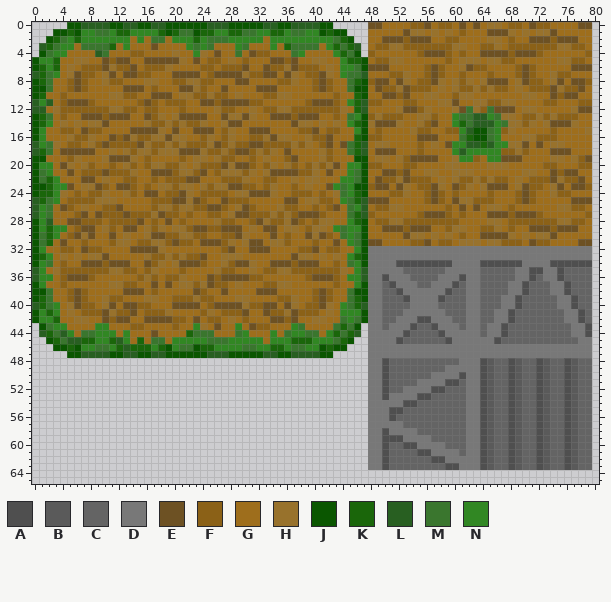
Sprite sheet, stored at Assets/sprite/tile/tilesheet.png. The picture above was drawn from the file before the commit.
The file is 96x96 pixels. Colours within 5 levels of each other are drawn and written as one. Shown: x 0..80, y 0..65.
Palette (. is transparent): A #4f4f4f  B #5a5a5a  C #646464  D #787878  E #6d5123  F #8b6117  G #9e6e1c  H #98722c  J #0a5600  K #1a660a  L #285f21  M #3a762e  N #318723
Pixels before (only the part around the change), first column x 0:
 0 .....JJLLLLJJLLJJLLJJJJJJLLLJJJJJLLJJLLLLJJ.....EEGGGGFFEGFFGEGEGHHGFF
 1 ...JJKJNNMMNKKNNNNKJKMMJKKNNKKMMNNKKNMMNNJKJJ...GGGGGEHHGHGHGFGGGEEEHG
 2 ..JKMNKNNNNNNNGNGMMGNNNKNMMMNNNNNGNNNNNNNNNMKJ..GGEEEFEEEGGFFGGGGHHGFG
 3 .LKMNNGMMMMKGNGGGEGGGGNMNMGGGNMGGGNGKMMMMGNKMKL.GFFHHFFFFFFFHHGGFFHGFF
 4 .JMNNGGGGLMGGGFFGGGGHGGNHGEGGMGEFFGGGMNGGGGNKMJ.FGGGGGGFEEEFGFGGEEEEFE
 5 JNNKGGHHGGEFEEGGEEEEEHGEGFFGHGFGGGEEFEGGHHGGNKKJGFFHHGGGGGGFGHHHGHHFFG
 6 JKNKGHGFFFEHFFEGFFFHGGGGFFGFFFEGGEFFHEFFFGHGNNMJEEEGGGGGFEFGGHEFFGGGGF
 7 LKMNGHEFFGHEGEEFFGGGEEEEGFEEEEHFFEEGEHGFFEHGNMMLGGGFFHGGFEFGGFGGGFGGGF
 8 JKMGGFEFGGHFFGGGHHGGFFHHFFGGGEEGGGGFFHGGFEFGGMKJFEEGEHGFFEHGHFHGHEEEGH
 9 JJMGGFEFGGGGGEEEGFGGGEEHFGGEGGGGEEEGGGGGFEFGGMJJGEFFHEFFFGHGHFFHFHFFGH
10 JKGGFGGGGGGHHFFGGEEEGHHFFHFFGHGGGFFHHGGGGGGFGGKJGGEEFEGGHHGGFHHGGGGGGG
11 LNLGFEEEFGGGGGGFEFGFFFGGEEFEEEEFFGGGGGGFEEEFGNKLFFGGGFFGGGHHEGGHHFFHHG
12 LLGHFFFFFFFHHFFGFFGGGFGGGGHFFGGHGFFHHFFFFFFFHGKLGGGGHEEFHGGGHEMHFMEEEG
13 JKMGFGGEEEFEEEGGEFHGHEEEEGGEHHEHGGEEEFEEEGGFGMNJFHFFFGGHHFGGNMMLLNMHHG
14 JKNGHGHGHHEGGGGGHFFHFHFFHGGHEEGGGGGGGEHHGHGHGNKJHEEEHGGHFEGGNKMLLLNMHH
15 JNGGFFGEFFGGGGEEEEHGEGGEEEGFHGGEEEGGGGFFEGFFGGNJGFGGGGHFFGGFFNLJJMNFHG
16 JNGGGHFFHGGEFEHFFHHEHHGGFHGFHGGFFHEHHGGHFFEGGGKJFFGGGGGEEEGGGMKJJMNGGG
17 LNMHGFFGHFEFFFFEHFFHFHFFFHEFHFFEEFFFFHFHGFEGEMKLGHHGGGGFGHGENNLLKLNNHH
18 LKMGEEEEEGGHGHFHHFHHHEEEHFFHFEEFHFHGEGGGGHFGGMKLGEEEGGGFGGGGNLNNNNNFFH
19 JJGGGFHGGGHEEEHGFGGGGFGHHGHFFGGFGHGGFEGGGHFGGGJJGHHGHFEEEEGGHNNFGNNEEE
20 JNNGEHGHFGGFGHFGFHHFFHGHFFFEHEEFGFHGHFGFHFHEGNNJFFGGGFFGGGGHHGGGGHHHGG
21 JMNGGEGFFFEFFFHGGEEEFHHFEGFHHHFHGHEEEEFFHGEGGNMJGGEEFEGGHHGGHHHGGGGGGG
22 JMKNGGGEEGHGGFFGGFGFFFEEGGGFFFHGGFFGGHGHHGGGNNMJGEFFHEFFFGHGHFFHFHFFGH
23 JJKNNEGHHEFGEEFGFGHHFHHGHFHHEEFFGFHGGFGHGGENMNJJFEEGEHGFFEHGEFHGHEEEGH
24 JKKNHGFGFFHGGHFGEEGFFEHGFFFFGHHEEEHGGFFFGFGHMNKJGGGFFHGGFEFGFGGGGFGGGF
25 LKMNGFFFFHHHGGGGGFFFEEHEFGGEFFFGGGGGEEGHHFFGNMKLEEEGGGGGFEFGEHHFFFGGGF
26 LNMGEFGHGGFFEGGGGFHHFHHFFEEFGHEFGGGHFFGGFGFEGMNLGFFHHGGGGGGFGEGEGHHGFG
27 LNMGGGFEGEFFFEFFFHEFFGFGGFFGHEEFFFHFHFEEEFGGGMKLFGGGGGGFEEEFGFGGGEEEFE
28 JNLGGEEFFFGFFFFEGFGEGFGGGGHFFGGFEHFFHEFGFHHGGNKJGFFHHFFFFFFFFGGGGHHGFF
After:
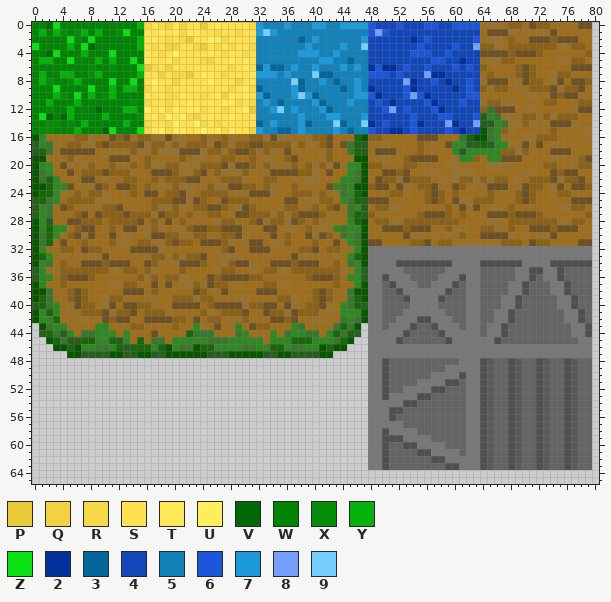
Colours new in this view: P #e9cb39  Q #f1d341  R #f7d947  S #ffe14f  T #ffe856  U #ffef5d  V #006903  W #008403  X #058d0a  Y #05b10b  Z #0ae115  2 #03319c  3 #03679c  4 #1247ba  5 #1282ba  6 #1c57db  7 #1c9adb  8 #759fff  9 #75cfff
Changes in this commit:
Changed rows in their new state; - is an unchanged pixel.
first column x 0:
 0 WWVZWWWWWWWWWWWYRSRQTQSSPSTSSSSR75557555775577776444644466446666
 1 WYWYXWXYWYWWXZWWTSTSTRTTSSRSSRSS79755555555555556864444444444444
 2 WWWWWZXWZWWWWWWYSTSRSRPSSUTRSSSS55555535755555574444442464444446
 3 ZWWWWYWZVWWWWWWYSRSQQSSRPSRSRSSR55555557555575594444444644446448
 4 WWVZWWWYWWWZWWWWTSRSUSSSSTSRSSRS55555577755755554444446664464444
 5 WYYWWZWWWYWYWWZWTSSTRSSSRQSSTSTS55555555577553554444444446644244
 6 WWWWWWWWXWWXWWWZPRSQSSSSSSSSRSTS37335755755575752622464464446464
 7 WYWWYYWWXYWWWWWYSSQSRRPSTTSRSSST77757555933555556664644482244444
 8 WYXWWXYWWWWZWWZWSUSSQSSSSUSSSQSS55555935575355754444482446424464
 9 WWWZWWWWZWWYWYYWRTSRSSSSSSSSRSTR35555735555535752444462444442464
10 WWWYXWZWYWXYWWWWTSSRRTSSRSTQTSTS73555797355555776244468624444466
11 WWYWWWYWWWWWWWXWRSSRSSTSSTSTTRSR57535555735557554642444462444644
12 WWXWWYWWWVWWWYYWUSTRTSTTRSSRSSUP55795755573555554468464446244444
13 WZVWVYWWWWYWWWWXSTRUSURQSTSSTSSS55555575557755574444446444664446
14 WWXXWXWYWWWWWYWWRSSRUSSURSRSSSSS35755573555935592464446244482448
15 WXXWWWYWWWVZWWWZRTURTTSSUSTRTSSQ75533575555753556442246444464244
Pixel boxes of the changes (left, top, right, bottom) in both pictures:
changed: (32, 22, 480, 134)
